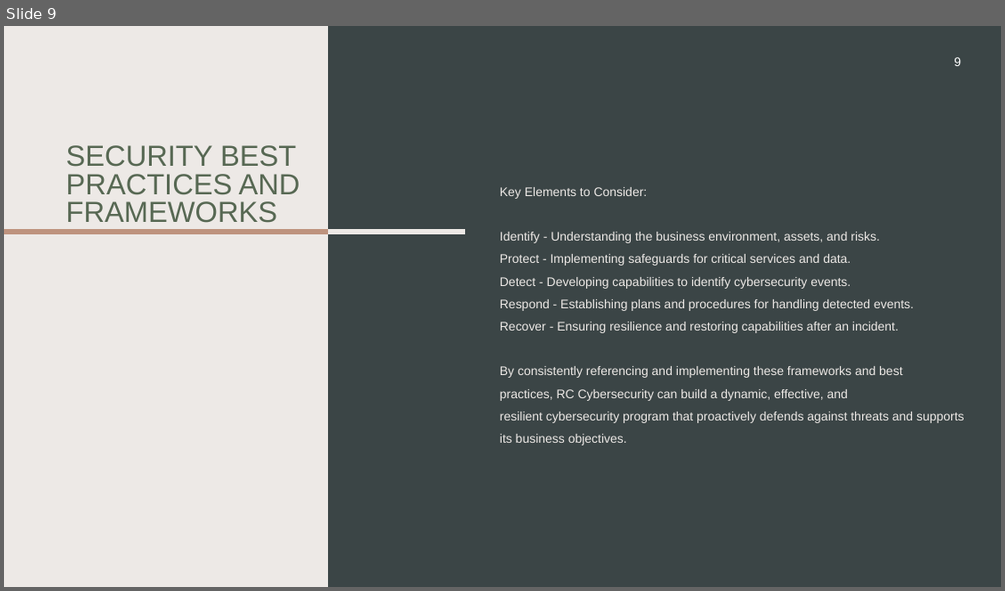
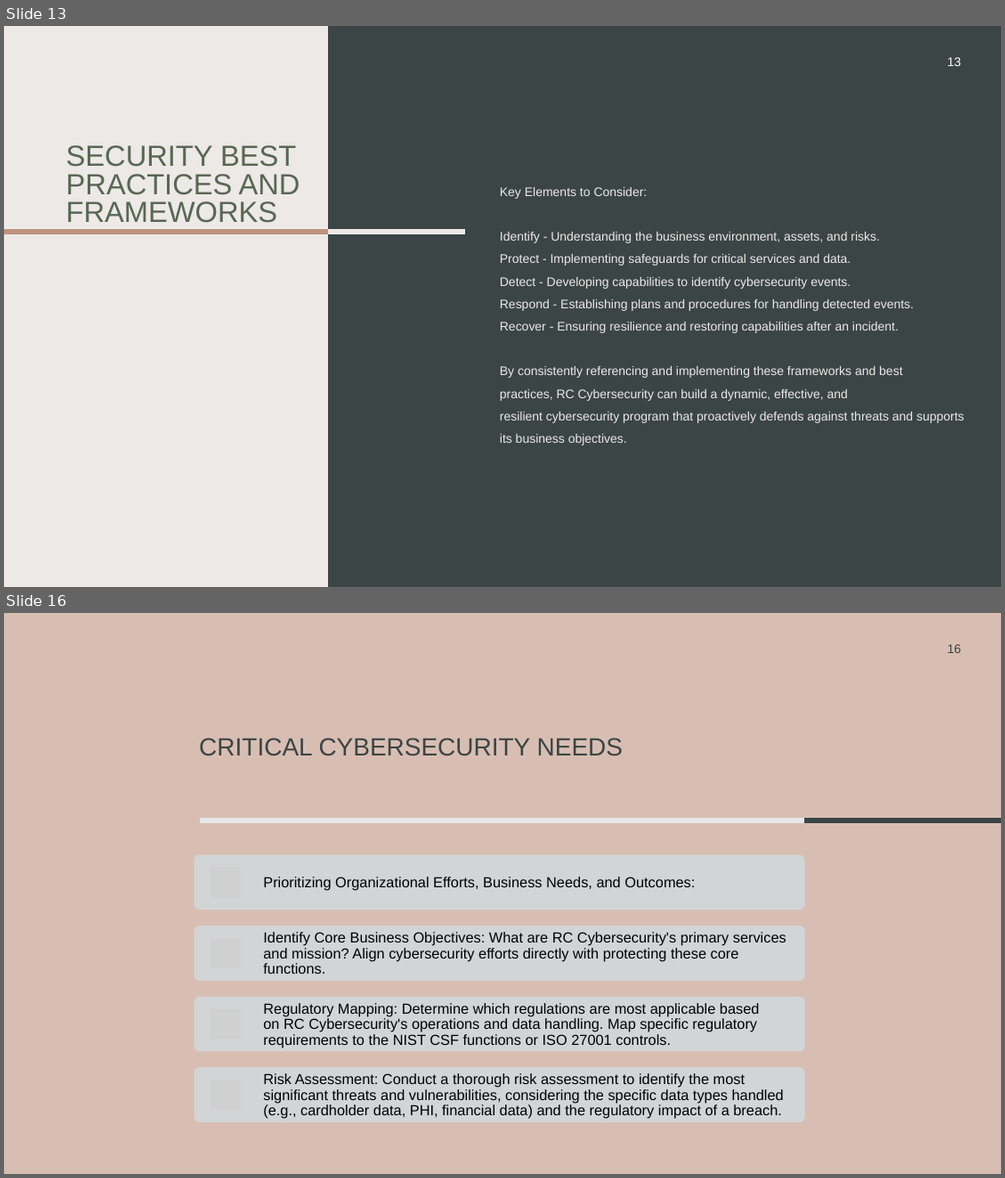
Before and after one commit to rcoon1/GCU-Masters, a slide deck: CYB-690/Topic 2/Security Framework RCoon.pptx. Shown one above the other, each under a label of ours: slide 9 before the commit, slides 13 and 16 after it; the slides between them are not shown. The pictures are 1005x591 and 1005x1178 pixels, drawn with LibreOffice and Linux fonts; fonts in the diff are those of the drawing; grey boxes stand for pictures. Boxes give left, top, right and bottom in pixels: in the first picture for what was removed or moved away, otherwise in the second. Text is boxed around its words. In the diff, an @@ line names an element or a change of style, - is before the commit and + after.

```diff
--- a/CYB-690/Topic 2/Security Framework RCoon.pptx
+++ b/CYB-690/Topic 2/Security Framework RCoon.pptx
@@ slide 16 added at [4,613,1001,1174], background #D8BEB2 @@
@@ page number added at [947,644,962,653], 12 pt, text #3B4546 @@
+16
@@ title added at [199,738,623,756], 24 pt, text #3B4546 @@
+CRITICAL CYBERSECURITY NEEDS
@@ line added from (200, 820) to (805, 820), #E7E6E6 4.5 pt @@
@@ line added from (805, 820) to (1001, 820), #3B4546 4.5 pt @@
@@ group added at [194,854,805,1121]: 4 rounded rectangles, 4 pictures, 4 texts @@
+Prioritizing Organizational Efforts, Business Needs, and Outcomes:
+Identify Core Business Objectives: What are RC Cybersecurity's primary services and mission? Align cybersecurity efforts directly with protecting these core functions.
+Regulatory Mapping: Determine which regulations are most applicable based on RC Cybersecurity's operations and data handling. Map specific regulatory requirements to the NIST CSF functions or ISO 27001 controls.
+Risk Assessment: Conduct a thorough risk assessment to identify the most significant threats and vulnerabilities, considering the specific data types handled (e.g., cardholder data, PHI, financial data) and the regulatory impact of a breach.
@@ what was slide 9 is now slide 13 @@
@@ page number at [947,57,962,66]: text changed @@
-9
+13
```
Also in this commit, not shown: 3 slides changed, 8 other slides added, 2 slides removed.
